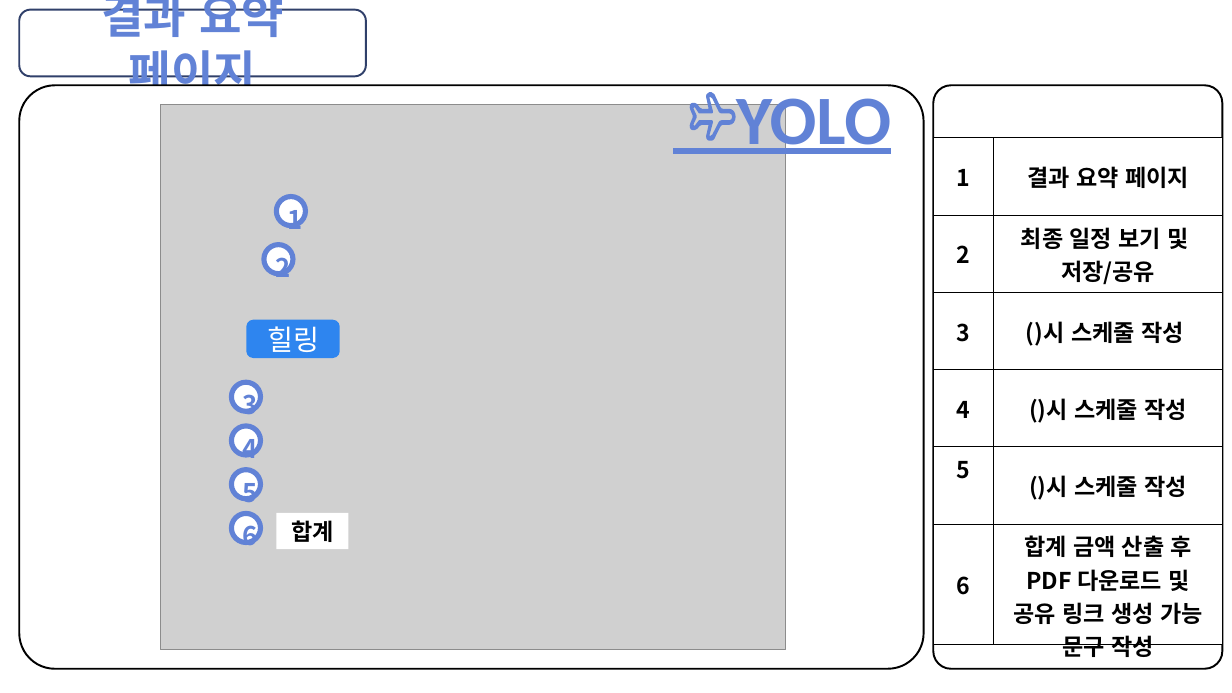
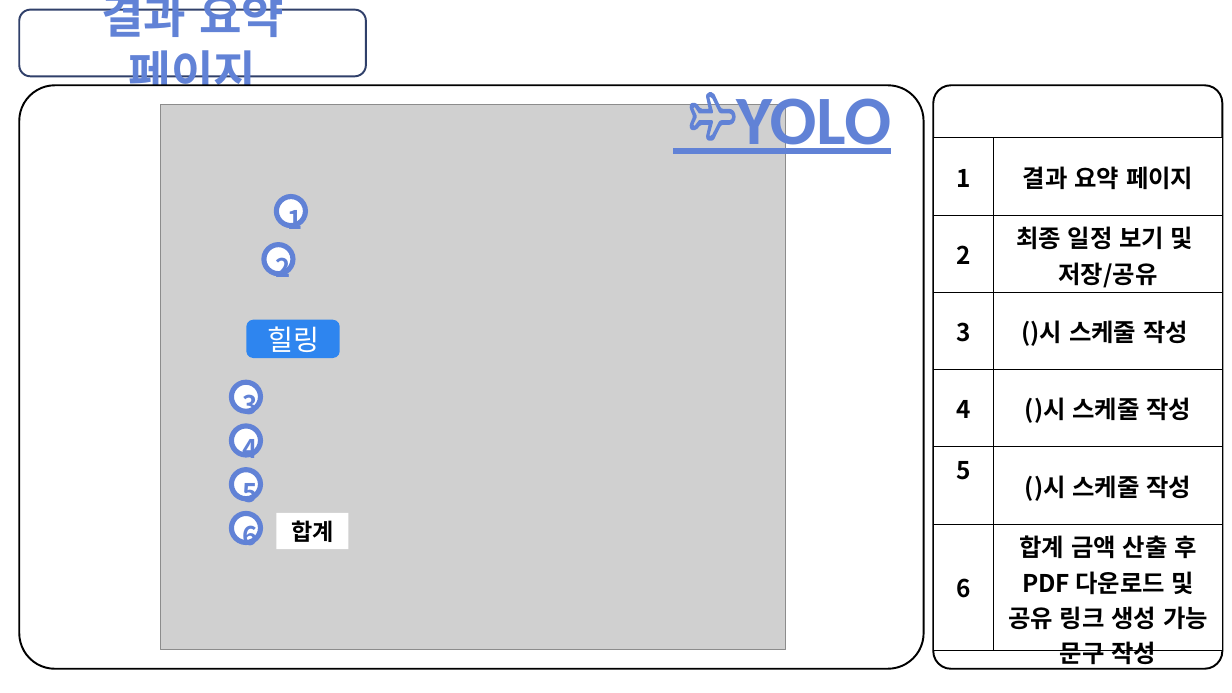
Before and after one commit to Ria007622/webtest, a slide deck: slide 13 of 2502110930 LMG.pptx (slide 11 before the commit). Drawn at 1232x693 pixels with LibreOffice and Linux fonts; fonts in the diff are those of the drawing; grey boxes stand for pictures. Boxes give left, top, right and bottom in pixels: in the first picture for what was removed or moved away, otherwise in the second. Text is boxed around its words. In the diff, an @@ line names an element or a change of style, - is before the commit and + after.

```diff
--- a/2502110930 LMG.pptx
+++ b/2502110930 LMG.pptx
@@ table at [933,138,1223,673] @@
@@ size 18 to 19 pt @@
@@ bold on in "1", "결과 요약 페이지" @@
```
Also in this commit, not shown: 8 other slides changed, 2 slides added.
